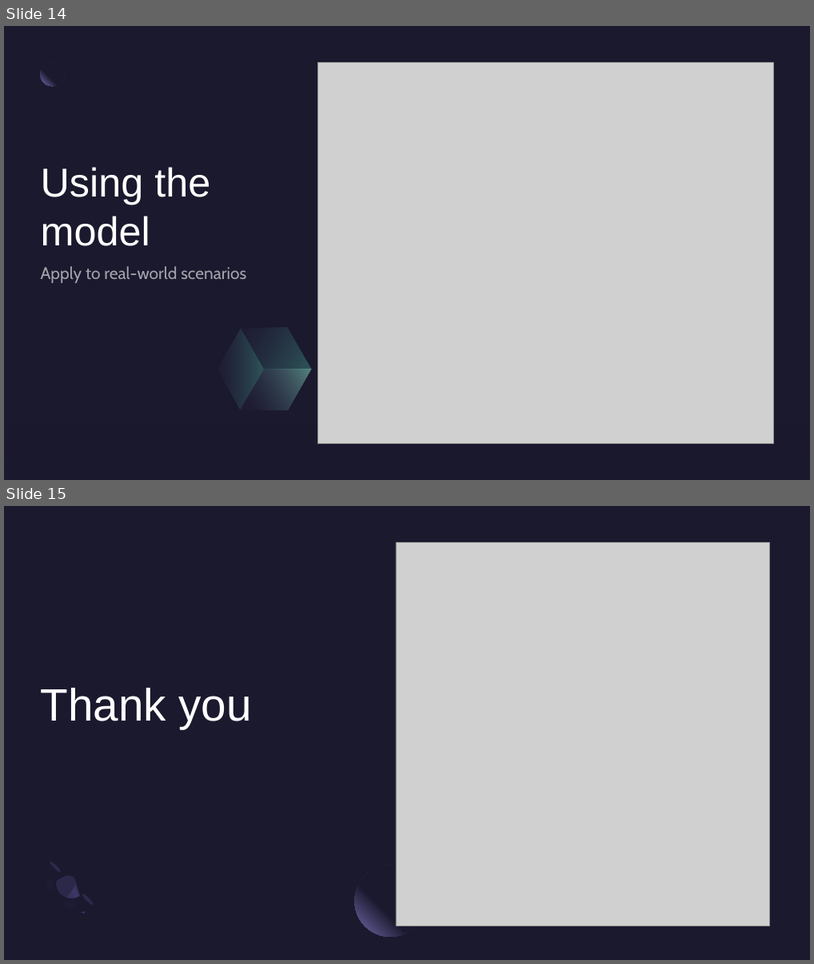
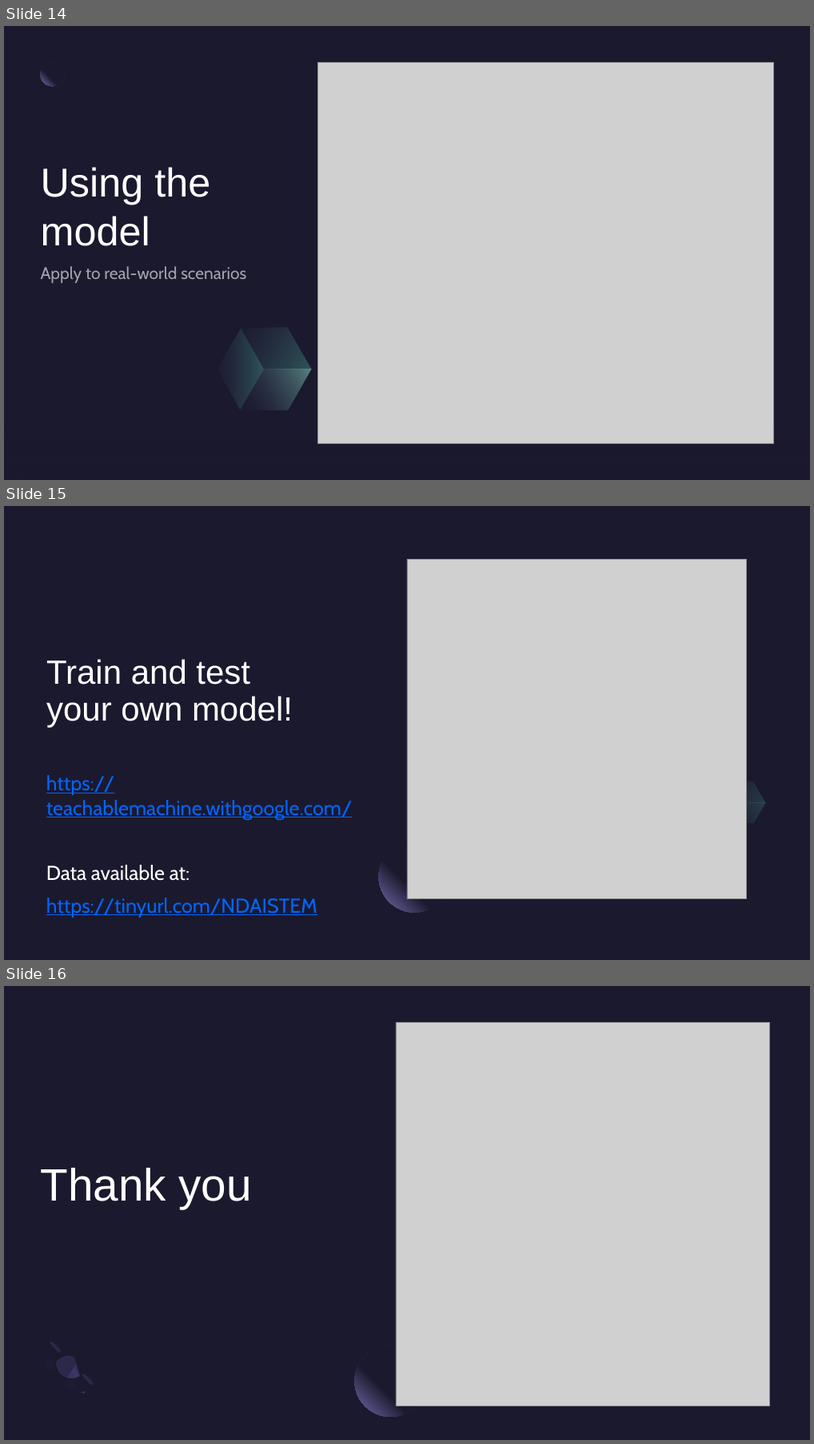
Before and after one commit to dseefeld/microbit, a slide deck: AICreators-JamestownEvent.pptx. Shown one above the other, each under a label of ours: slides 14 and 15 before the commit, slides 14, 15 and 16 after it. The pictures are 814x964 and 814x1444 pixels, drawn with LibreOffice and Linux fonts; fonts in the diff are those of the drawing; grey boxes stand for pictures. Boxes give left, top, right and bottom in pixels: in the first picture for what was removed or moved away, otherwise in the second. Text is boxed around its words. In the diff, an @@ line names an element or a change of style, - is before the commit and + after.

Commit message:
Fix typo on slide 3.  Add slide 15 about teachable machine.  Add sample model.

```diff
--- a/AICreators-JamestownEvent.pptx
+++ b/AICreators-JamestownEvent.pptx
@@ slide 15 added at (4,506,810,960), background #1B192E @@
@@ picture added at (407,560,747,899) @@
@@ title added at (46,659,293,727), 40 pt, text #FFFFFF @@
+Train and test your own model!
@@ subtitle added at (46,775,353,917), 24 pt, text #0066FF, underline @@
+https://teachablemachine.withgoogle.com/
+Data available at:
+https://tinyurl.com/NDAISTEM
@@ freeform shape added at (713,782,748,823), fill gradient #2C284A to #5BEFC1 @@
@@ freeform shape added at (724,772,772,813), fill gradient #2C284A to #5BEFC1 @@
@@ freeform shape added at (730,792,766,833), fill gradient #2C284A to #5BEFC1 @@
@@ ellipse added at (379,840,450,912), fill gradient #1B192E to #7771B2 @@
@@ what was slide 15 is now slide 16 @@
```
Also in this commit, not shown: 1 slide changed, 1 other file.
